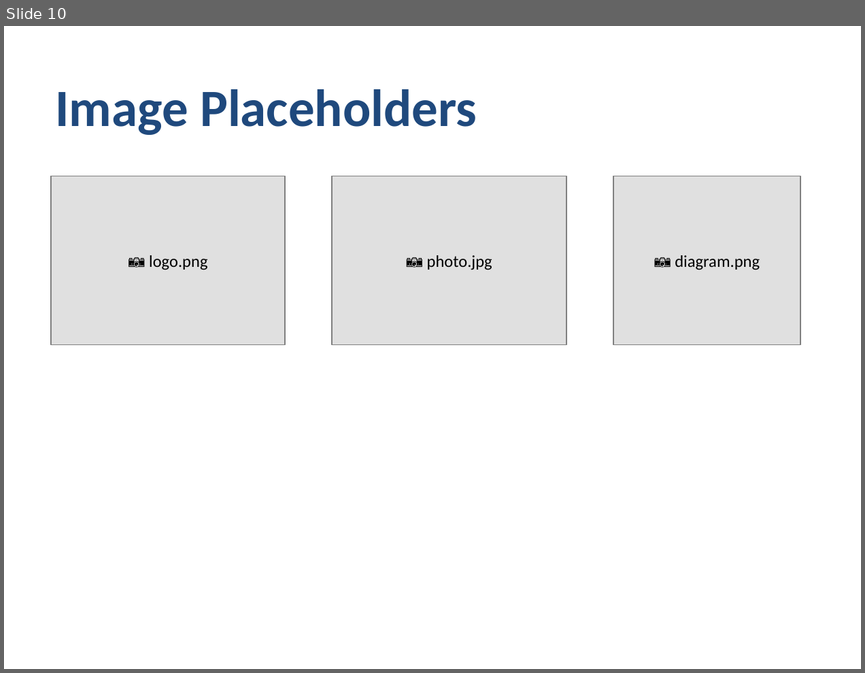
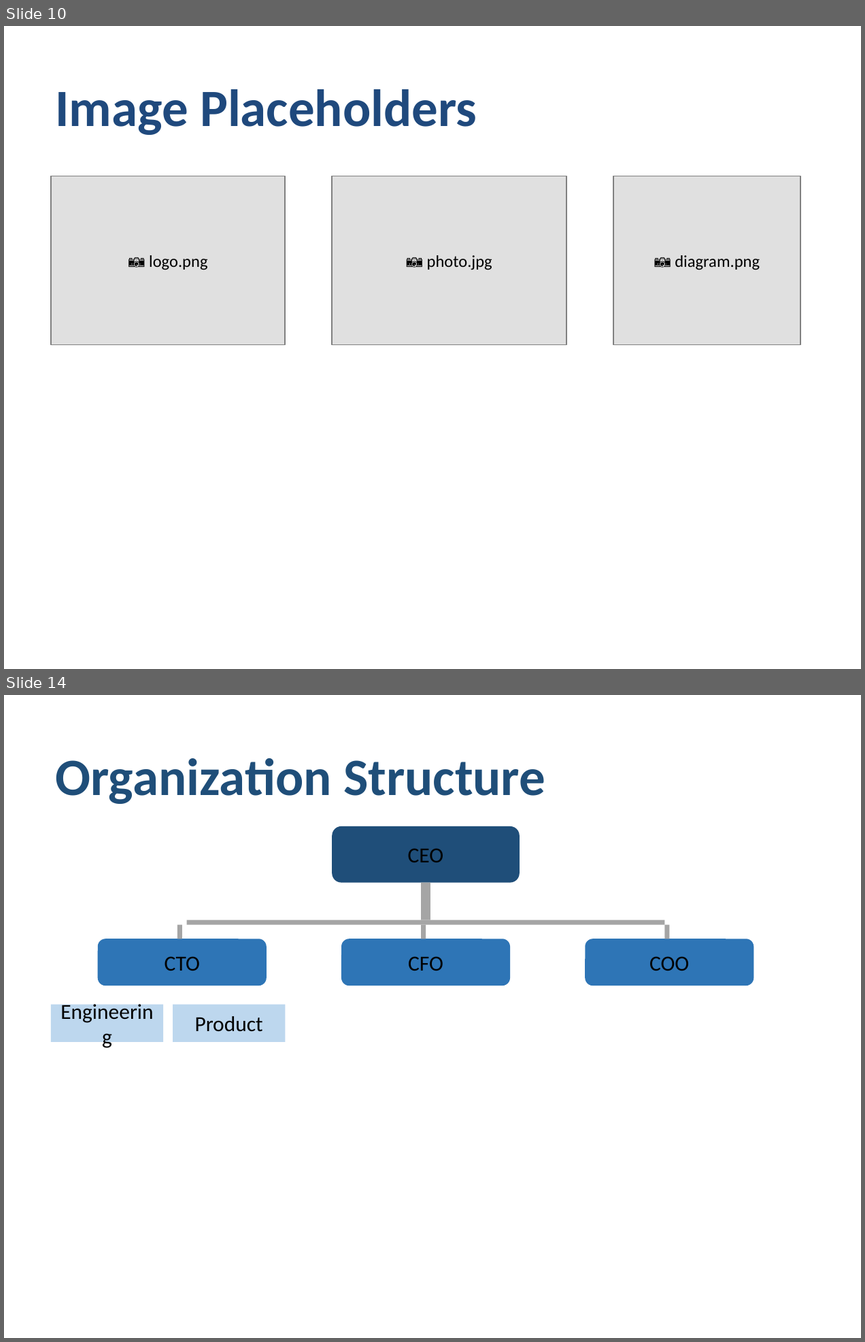
Before and after one commit to awol2005ex/ppt-rs, a slide deck: comprehensive_demo.pptx. Shown one above the other, each under a label of ours: slide 10 before the commit, slides 10 and 14 after it; the slides between them are not shown. The pictures are 865x673 and 865x1342 pixels, drawn with LibreOffice and Linux fonts; fonts in the diff are those of the drawing. Boxes give left, top, right and bottom in pixels: in the first picture for what was removed or moved away, otherwise in the second. Text is boxed around its words. In the diff, an @@ line names an element or a change of style, - is before the commit and + after.

```diff
--- a/comprehensive_demo.pptx
+++ b/comprehensive_demo.pptx
@@ slide 14 added at bbox=[4, 695, 861, 1338], background #FFFFFF @@
@@ text added at bbox=[55, 758, 545, 804], 44 pt, text #1F4E79, bold @@
+Organization Structure
@@ rounded rectangle added at bbox=[332, 826, 520, 883], fill #1F4E79, 18 pt, text #000000 @@
+CEO
@@ rectangle added at bbox=[422, 883, 430, 920], fill #A5A5A5 @@
@@ rounded rectangle added at bbox=[97, 938, 266, 985], fill #2E75B6, 18 pt, text #000000 @@
+CTO
@@ rectangle added at bbox=[177, 925, 181, 938], fill #A5A5A5 @@
@@ rectangle added at bbox=[186, 919, 664, 923], fill #A5A5A5 @@
@@ rounded rectangle added at bbox=[341, 938, 511, 985], fill #2E75B6, 18 pt, text #000000 @@
+CFO
@@ rectangle added at bbox=[422, 925, 426, 938], fill #A5A5A5 @@
@@ rounded rectangle added at bbox=[585, 938, 753, 985], fill #2E75B6, 18 pt, text #000000 @@
+COO
@@ rectangle added at bbox=[664, 925, 669, 938], fill #A5A5A5 @@
@@ rectangle added at bbox=[51, 1004, 163, 1042], fill #BDD7EE, 18 pt, text #000000 @@
+Engineering
@@ rectangle added at bbox=[173, 1004, 285, 1042], fill #BDD7EE, 18 pt, text #000000 @@
+Product
```
Also in this commit, not shown: 9 other slides added, 14 other files.
